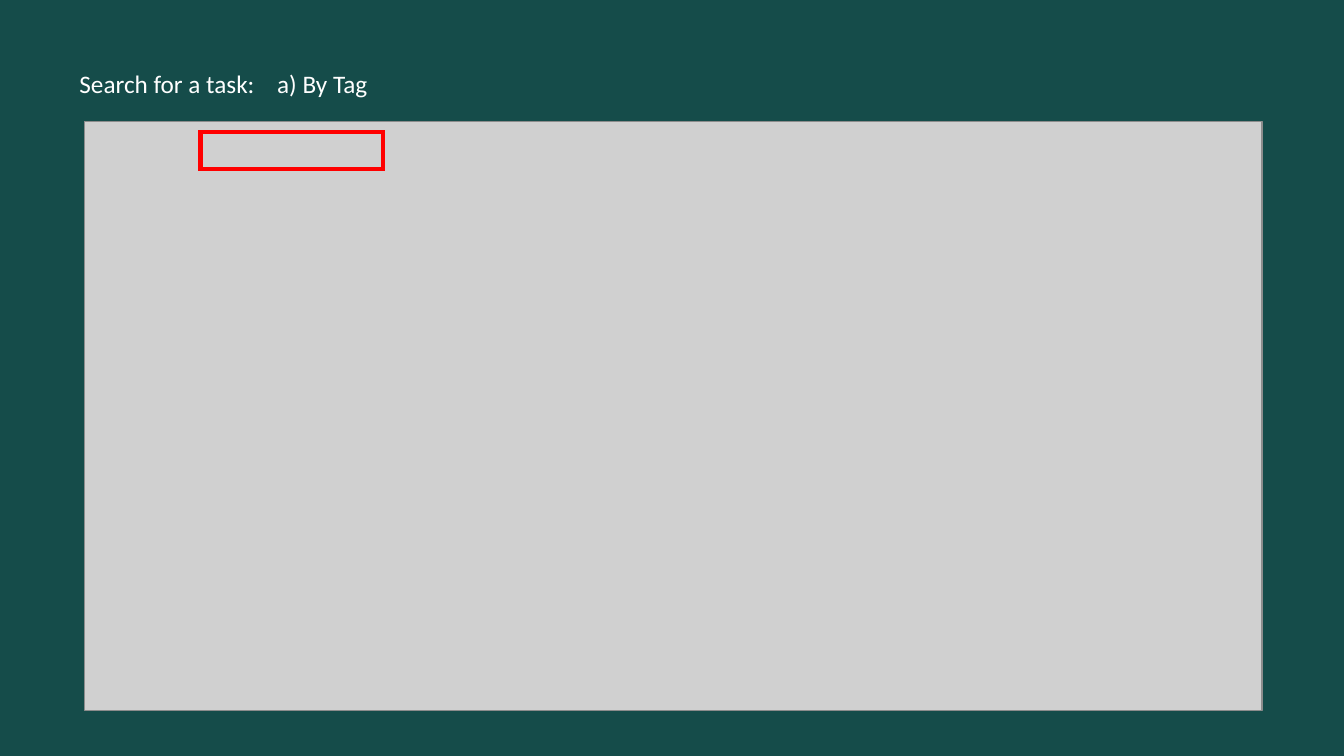
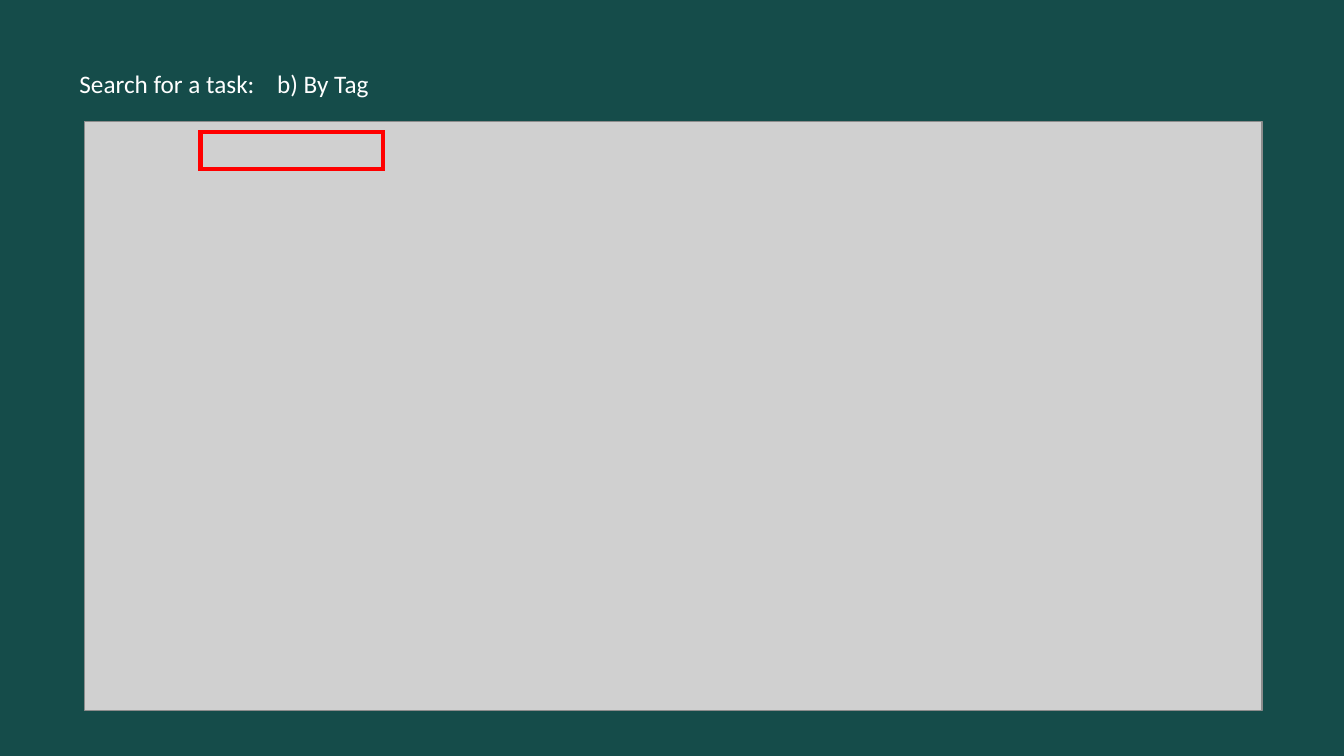
Before and after one commit to BadrGello/Task-Management-App, a slide deck: slide 9 of Documents/Milestone 2.pptx. Drawn at 1344x756 pixels with LibreOffice and Linux fonts; fonts in the diff are those of the drawing; grey boxes stand for pictures. Boxes give left, top, right and bottom in pixels: in the first picture for what was removed or moved away, otherwise in the second. Text is boxed around its words. In the diff, an @@ line names an element or a change of style, - is before the commit and + after.

```diff
--- a/Documents/Milestone 2.pptx
+++ b/Documents/Milestone 2.pptx
@@ title at (x1=79, y1=74, x2=368, y2=98): text changed @@
-Search for a task: a) By Tag
+Search for a task: b) By Tag
```
Also in this commit, not shown: 1 other slide changed, 4 other files.
